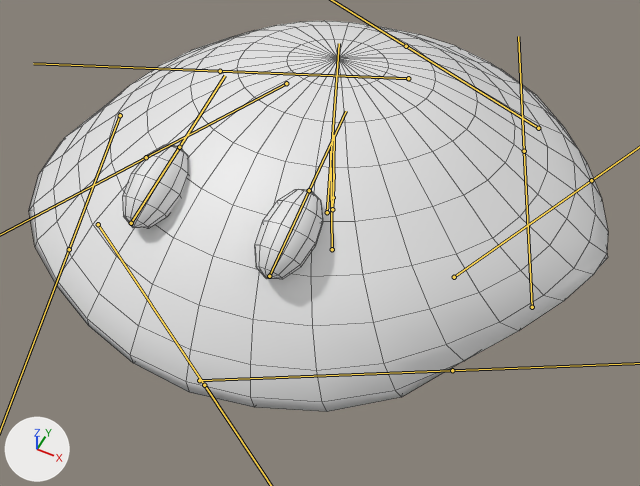
An edit to the FBX model Assets/SlimeBase.fbx, drawn before and after from the same camera.
Camera for both pictures: a camera (50 mm lens) standing at (1.38, -2.91, 3.25) and looking at (0.1, -0.35, 0.05). Arrows for +X, +Y and +Z are at lower left; the lights stay in place. Both versions are drawn at frame 1 of the action 'Armature|WaterIdle'; the numbers are the values there. The bones that bend it are drawn over the model as lines. Mesh edges are drawn as thin lines.
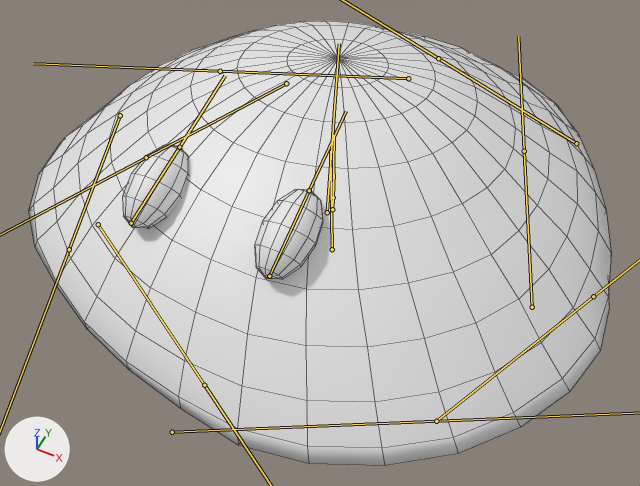
Pixel boxes [x1, y1, x2, y2] of what changed, in the pictures (640 x 486 px):
'Sphere.001', posed (14% taller)
    before: [29, 21, 608, 412]
    after: [29, 21, 611, 466]
bone 'Ring', root to tip
    before: (199, 380) to (452, 370)
    after: (172, 432) to (436, 421)
bone 'Ring.001', root to tip
    before: (454, 277) to (591, 180)
    after: (436, 421) to (593, 296)
bone 'Ring.003', root to tip
    before: (538, 128) to (406, 46)
    after: (576, 143) to (438, 58)

What the commit changed:
Bone 'Ring' (bone_ring) moves from (-0.148, 0.062, 0.019) to (0.0, 0.0, 0.0).
Bone 'Ring.001' (bone_ring_001) moves from (-0.298, 0.372, 0.056) to (0.0, 0.0, 0.0).
Bone 'Ring.003' (bone_ring_003) moves from (-0.034, 0.133, 0.002) to (0.0, 0.0, 0.0).
